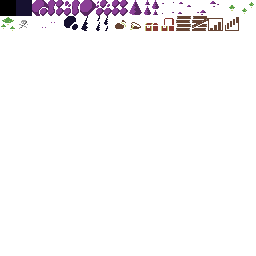
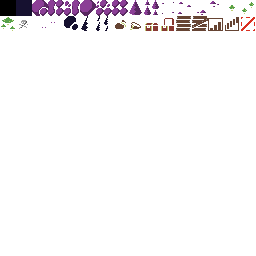
Before/after of a 256x256 layered artwork. What changed in the layer stack:
painted on "tiles" over [241, 17, 255, 31]
